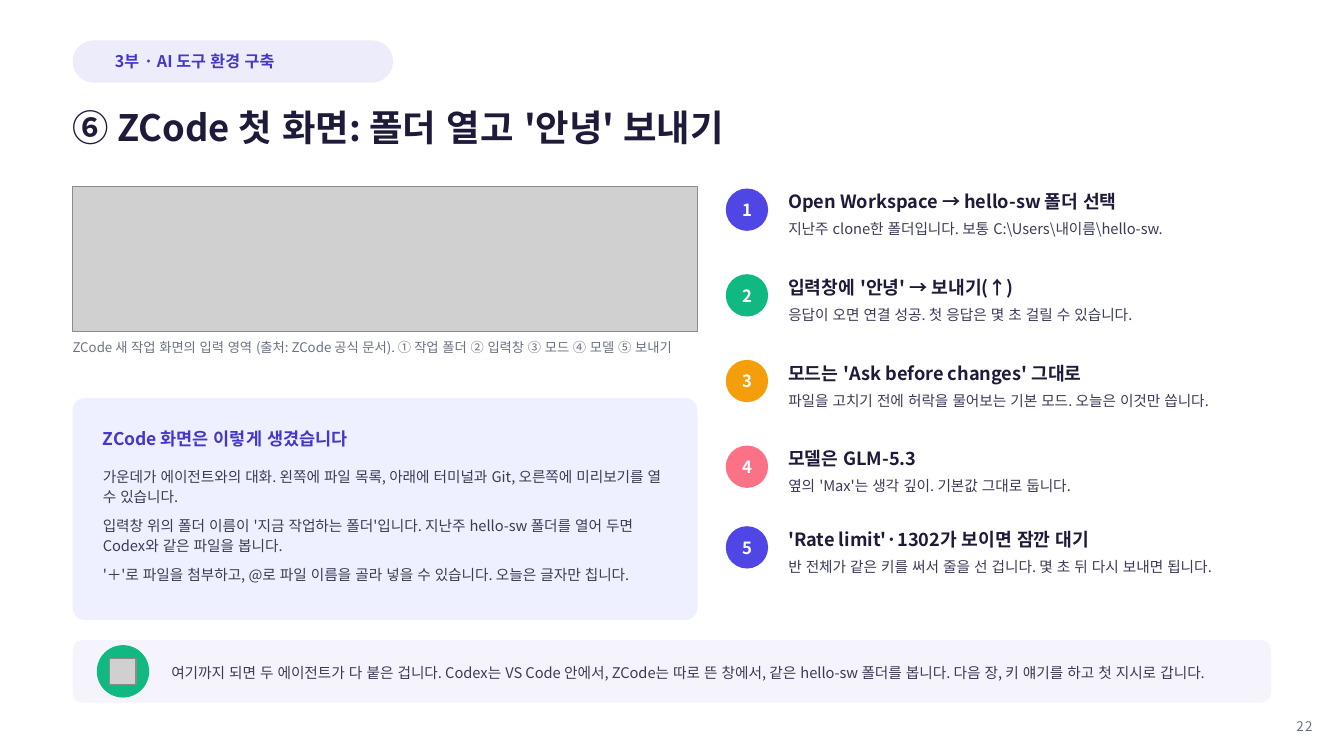
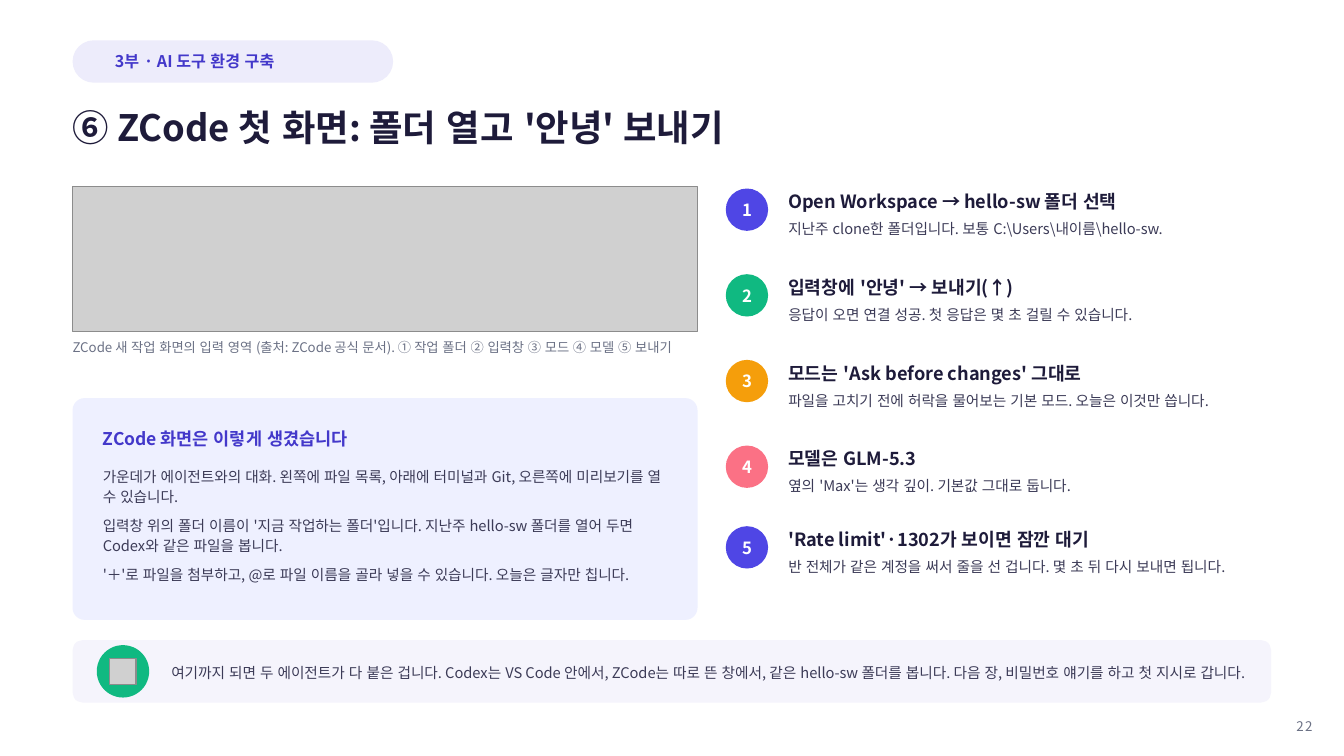
Before and after one commit to Sangdon-Park/Sangdon-Park.github.io, a slide deck: slide 22 of data/생성형 AI 소프트웨어공학/생성형AI소프트웨어공학_2강.pptx. Drawn at 1344x756 pixels with LibreOffice and Linux fonts; fonts in the diff are those of the drawing; grey boxes stand for pictures; background and template pictures are left out. Boxes give left, top, right and bottom in pixels: in the first picture for what was removed or moved away, otherwise in the second. Text is boxed around its words. In the diff, an @@ line names an element or a change of style, - is before the commit and + after.

```diff
--- a/data/생성형 AI 소프트웨어공학/생성형AI소프트웨어공학_2강.pptx
+++ b/data/생성형 AI 소프트웨어공학/생성형AI소프트웨어공학_2강.pptx
@@ text at (788, 560, 1226, 573): text changed @@
-반 전체가 같은 키를 써서 줄을 선 겁니다. 몇 초 뒤 다시 보내면 됩니다.
+반 전체가 같은 계정을 써서 줄을 선 겁니다. 몇 초 뒤 다시 보내면 됩니다.
@@ text at (171, 666, 1246, 681): text changed @@
-여기까지 되면 두 에이전트가 다 붙은 겁니다. Codex는 VS Code 안에서, ZCode는 따로 뜬 창에서, 같은 hello-sw 폴더를 봅니다. 다음 장, 키 얘기를 하고 첫 지시로 갑니다.
+여기까지 되면 두 에이전트가 다 붙은 겁니다. Codex는 VS Code 안에서, ZCode는 따로 뜬 창에서, 같은 hello-sw 폴더를 봅니다. 다음 장, 비밀번호 얘기를 하고 첫 지시로 갑니다.
```
Also in this commit, not shown: 8 other slides changed, 13 other files.
